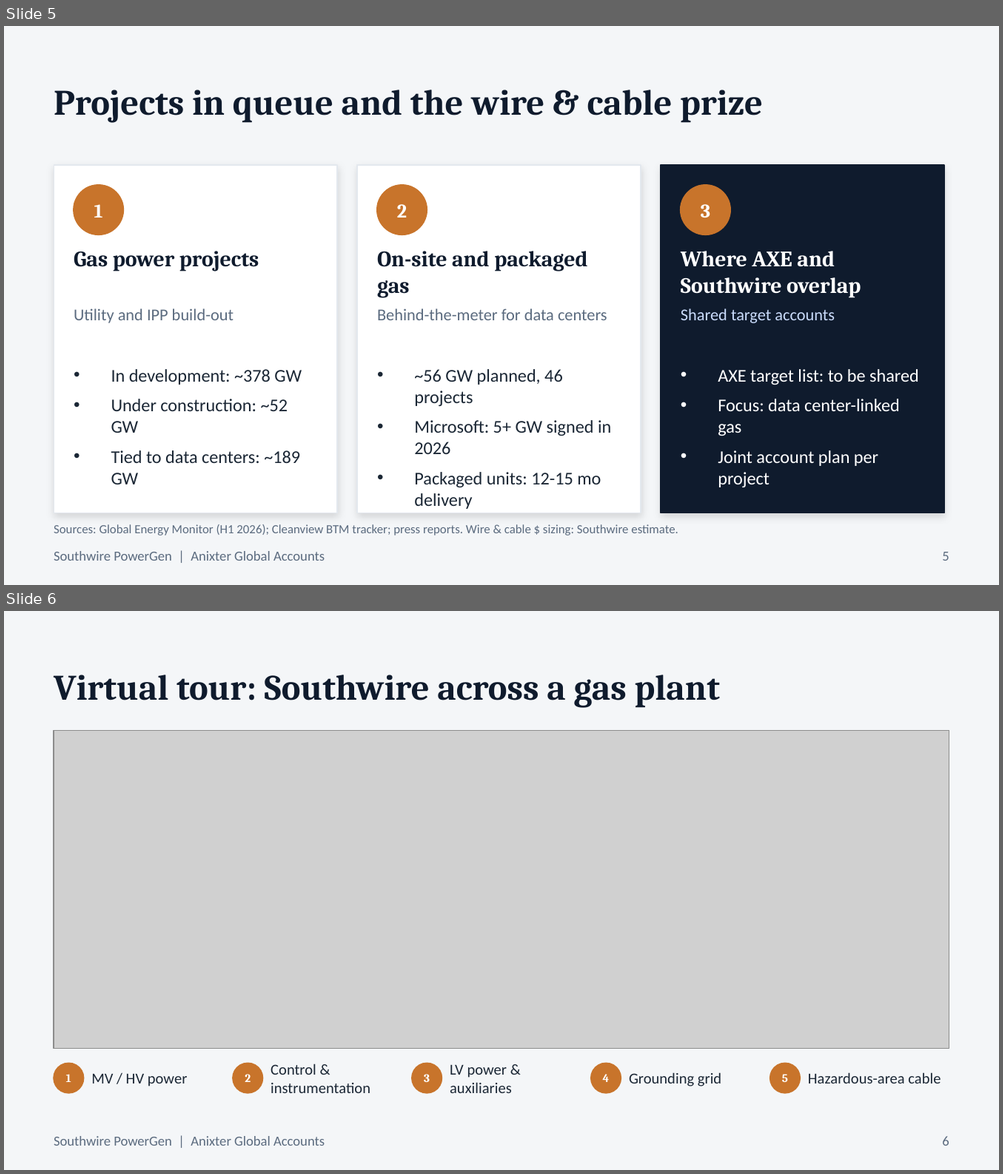
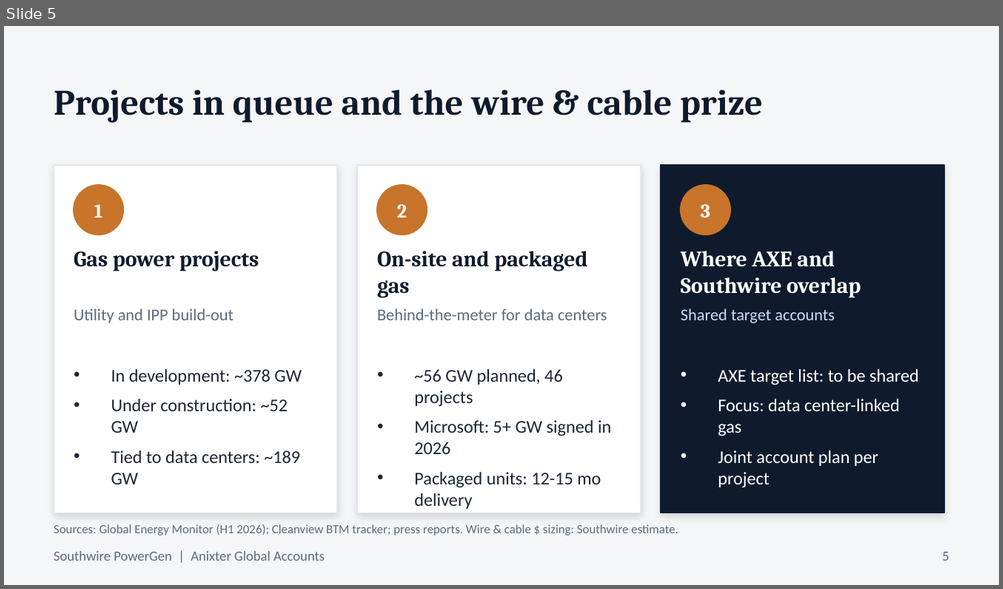
Before and after one commit to shardt87/ln, a slide deck: presentations/Anixter_PowerGen_Presentation_DRAFT.pptx. Shown one above the other, each under a label of ours: slides 5 and 6 before the commit, slide 5 after it. The pictures are 1003x1174 and 1003x589 pixels, drawn with LibreOffice and Linux fonts; fonts in the diff are those of the drawing; grey boxes stand for pictures. Boxes give left, top, right and bottom in pixels: in the first picture for what was removed or moved away, otherwise in the second. Text is boxed around its words. In the diff, an @@ line names an element or a change of style, - is before the commit and + after.

```diff
--- a/presentations/Anixter_PowerGen_Presentation_DRAFT.pptx
+++ b/presentations/Anixter_PowerGen_Presentation_DRAFT.pptx
@@ slide 6 removed at <box>4,611,999,1170</box>, background #F4F6F8 @@
@@ text removed at <box>54,675,720,707</box> @@
-Virtual tour: Southwire across a gas plant
@@ picture removed at <box>54,730,949,1048</box> @@
@@ ellipse removed at <box>54,1064,84,1093</box> @@
@@ text removed at <box>66,1074,71,1082</box> @@
-1
@@ text removed at <box>91,1074,188,1087</box> @@
-MV / HV power
@@ ellipse removed at <box>233,1064,262,1093</box> @@
@@ text removed at <box>244,1074,250,1082</box> @@
-2
@@ text removed at <box>270,1064,370,1093</box> @@
-Control & instrumentation
@@ ellipse removed at <box>412,1064,441,1093</box> @@
@@ text removed at <box>424,1074,430,1082</box> @@
-3
@@ text removed at <box>449,1065,512,1093</box> @@
-LV power & auxiliaries
@@ ellipse removed at <box>591,1064,620,1093</box> @@
@@ text removed at <box>603,1074,609,1082</box> @@
-4
@@ text removed at <box>629,1073,721,1087</box> @@
-Grounding grid
@@ ellipse removed at <box>770,1064,800,1093</box> @@
@@ text removed at <box>782,1074,788,1082</box> @@
-5
@@ text removed at <box>808,1073,940,1084</box> @@
-Hazardous-area cable
@@ text removed at <box>54,1136,324,1146</box> @@
-Southwire PowerGen | Anixter Global Accounts
@@ text removed at <box>942,1136,948,1146</box> @@
-6
```
Also in this commit, not shown: 3 slides changed, 2 slides added, 2 other files.
